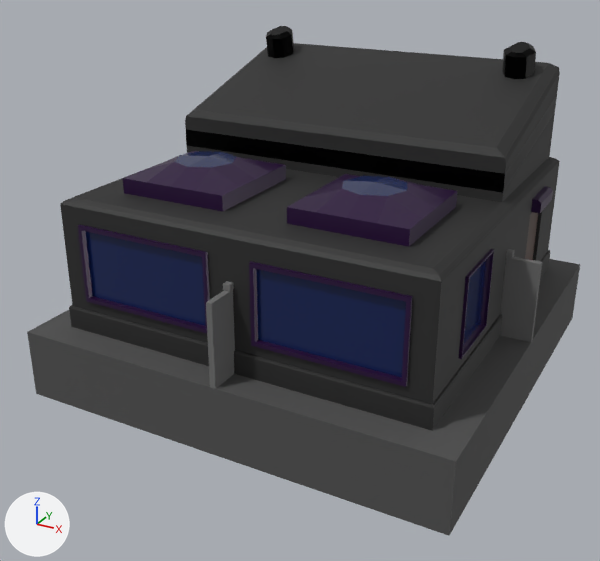
Renders of the FBX model Assets/Models/Buildings/HouseOne.fbx from each side of a commit.
Camera for both pictures: a 50 mm camera at (31.3, -62.3, 32.0) aimed at (-1.1, -3.3, 2.5). The axes (+X, +Y, +Z) are drawn at lower left. The lights are the same throughout. The older version comes first. Where no turn or scale is listed for an object, it has been applied to the vertices. Vertices at exactly the same position are counted once.

Names of what the first picture shows: 'Building One', 'WallFront', 'WallL'.
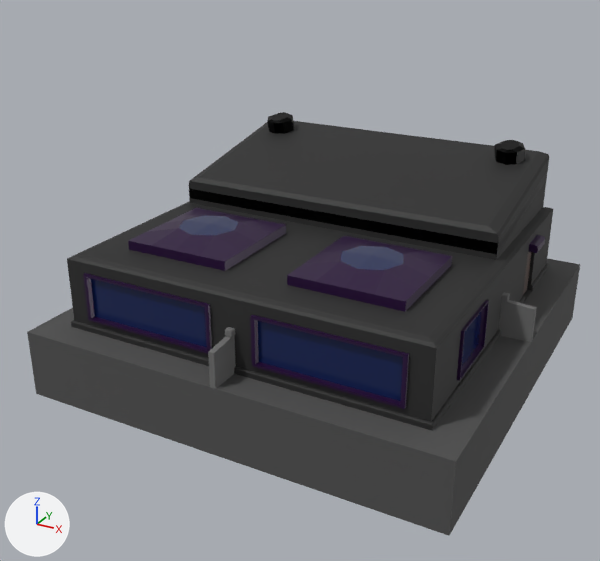
The change in detail:
me_cube_003 is used by ob_wallfront; location (16.0, 0.0, 1.0).
me_cube_003 had 24 vertices, 22 faces and spanned x -0.06..2.75, y -0.32..0.32, z -1.0..6.52.
me_cube_003 now has 24 vertices, 22 faces and spans x -0.06..2.75, y -0.32..0.32, z -1.0..2.73.
me_cube_003 part 4: all 2 vertices in x 2.75, y -0.24..0.25, z 5.94 are moved by (0.0, 0.0, -3.97).
me_cube_003 part 5: all 16 vertices in x -0.06..0.46, y -0.32..0.32, z 5.94..6.52 are moved by (0.0, 0.0, -3.79).
me_cube_002 is used by ob_walll; location (0.0, -16.0, 1.0).
me_cube_002 had 24 vertices, 22 faces and spanned x -0.32..0.32, y -2.75..0.06, z -1.0..6.52.
me_cube_002 now has 24 vertices, 22 faces and spans x -0.32..0.32, y -2.75..0.06, z -1.0..2.79.
me_cube_002 part 2: all 2 vertices in x -0.24..0.25, y -2.75, z 5.94 are moved by (0.0, 0.0, -3.97).
me_cube_002 part 3: all 16 vertices in x -0.32..0.32, y -0.46..0.06, z 5.94..6.52 are moved by (0.0, 0.0, -3.73).
me_plane is used by ob_building_one; location (0.0, 0.0, -1.0).
me_plane had 455 vertices, 420 faces and spanned x -18.8..18.8, y -18.8..18.8, z -5.0..22.8.
me_plane now has 455 vertices, 420 faces and spans x -18.8..18.8, y -18.8..18.8, z -5.0..14.0.
me_plane part 1: 430 of 455 vertices moved; they spanned x -16.8..16.8, y -16.2..16.2, z 1.0..22.8 and now span x -16.8..16.8, y -16.2..16.2, z 1.0..14.0; mean shift (0.0, 0.0, -4.6); largest move (12.1, 13.4, 22.8) -> (12.1, 13.4, 14.0).

Location of each change, [x1, y1, x2, y2] in pixels of the pictures (600 x 561 px; the box of a moved part takes in the faces that stretch with it):
'Building One', reshaped (17% shorter): before [27, 26, 580, 536]; after [27, 112, 580, 536]
'WallL', reshaped (42% shorter): before [206, 281, 235, 389]; after [208, 327, 236, 389]
part 1 of me_plane, moved or reshaped: before [60, 26, 560, 427]; after [67, 112, 554, 427]
part 2 of me_cube_002, moved or reshaped: before [206, 290, 233, 369]; after [208, 336, 233, 369]
part 3 of me_cube_002, moved or reshaped: before [223, 281, 235, 374]; after [225, 327, 236, 374]
part 4 of me_cube_003, moved or reshaped: before [506, 257, 542, 342]; after [506, 300, 537, 342]
part 5 of me_cube_003, moved or reshaped: before [500, 249, 515, 336]; after [499, 292, 510, 336]
